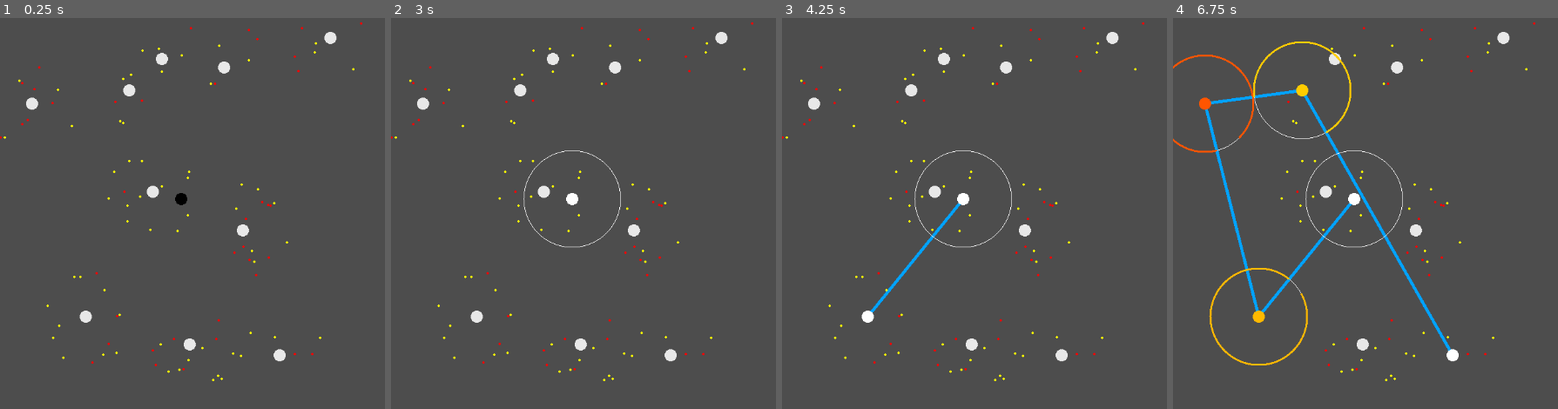
Above: before the commit, frames 1-4 (left to right).
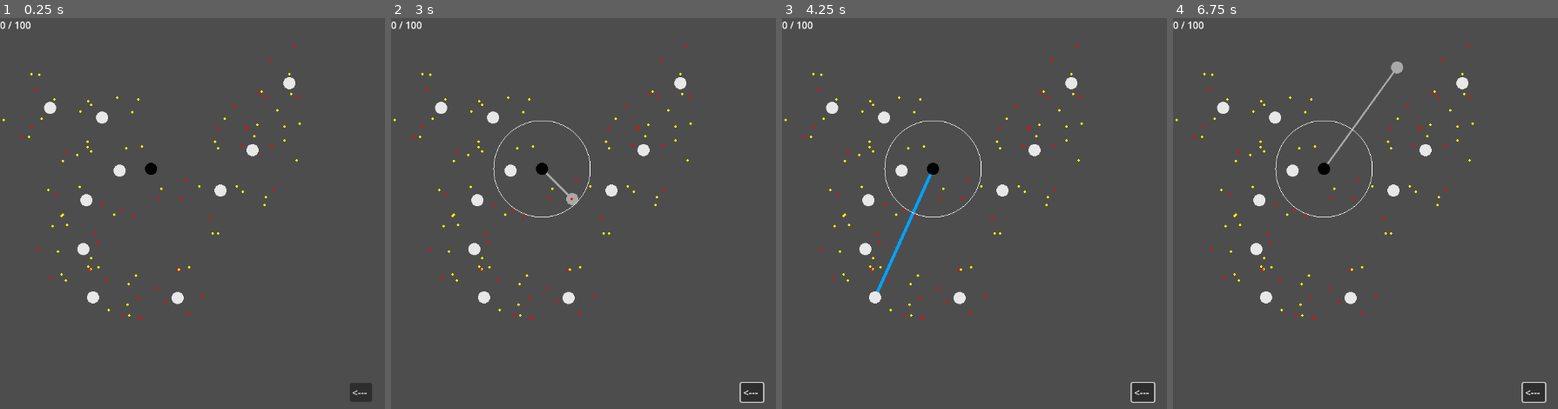
Above: after the commit, the same moments.

Repository: Mynijo/MagicFocus
Game: Godot game, scene res://FocusCraft/Focus.tscn
Two runs of this game, one before a commit and one after it. Both use one fixed random seed, a clock stepped at 60 frames per second and the inputs below.
Inputs (mouse positions are in pixels of both pictures, inside the frame that each line leads up to):
- Up to frame 1 (0.25 s): no input
- Up to frame 2 (3 s): click (752, 393) at 0.5 s, where only the run after the commit has a clickable "<---"; click (752, 393) at 1.25 s, where only the run after the commit has a clickable "<---"; click (752, 393) at 2 s, where only the run after the commit has a clickable "<---"; tap Enter at 2.75 s; move the mouse to (571, 197) at 2.77 s; press the mouse at (571, 197) at 2.78 s
- Up to frame 3 (4.25 s): tap Space at 3.5 s; move the mouse to (866, 315) at 3.52 s; release the mouse at (866, 315) at 3.53 s; click (866, 315) at 3.6 s
- Up to frame 4 (6.75 s): tap Enter at 4.25, 5.75 s; move the mouse to (1203, 104) at 4.27 s; press the mouse at (1203, 104) at 4.28 s; tap Space at 5, 6.5 s; move the mouse to (1415, 229) at 5.02 s; release the mouse at (1415, 229) at 5.03 s; click (1415, 229) at 5.1 s; move the mouse to (1396, 68) at 5.77 s; press the mouse at (1396, 68) at 5.78 s; move the mouse to (1454, 354) at 6.52 s; release the mouse at (1454, 354) at 6.53 s; click (1454, 354) at 6.6 s

The runs differ from the first frame. In frame 1, 2.9% of the frame differs, in the area x 0-97%, y 0-98%; in frame 2, 3.4%; in frame 3, 4.0%; in frame 4, 6.2%, in the area x 0-98%, y 0-99%.

Commit message:
Added back button

Diff:
--- a/FocusCraft/Connection.gd
+++ b/FocusCraft/Connection.gd
@@ -28,7 +28,6 @@
 	node2.add_conecction(self)
 
 
-
 func get_conected_pos(pos):
 	if Conected_node_1.position == pos:
 		return Conected_node_2.position
--- a/FocusCraft/EnergieDots.gd
+++ b/FocusCraft/EnergieDots.gd
@@ -15,6 +15,7 @@
 func claim(flag):
 	self.visible = !flag
 	$CollisionShape2D.disabled = flag
+	Highlighted = false
 	queue_redraw()
 
 
--- a/FocusCraft/Focus.gd
+++ b/FocusCraft/Focus.gd
@@ -5,9 +5,13 @@
 var Conection_hover_position
 var Conection_hover_Node
 
+var Focus_size = 500
+
 var All_nodes = []
+var All_dos = []
 
 var Connection_color = Color.DARK_GRAY
+
 
 
 var Focus_node_scene = preload("res://FocusCraft/FocusNode.tscn")
@@ -16,17 +20,21 @@
 
 # Called when the node enters the scene tree for the first time.
 func _ready():
+	$StartNode.position = Vector2(int(Focus_size/2), int(Focus_size/2))
 	$RayCast2D.position = $StartNode.position
-	Connected_nodes.append($StartNode)
+	creat_new_focus()
 
+
+#Inly fast and dirty, dont look
+func creat_new_focus():
 	for n in range (0, 10):
 		var pos
 		var flag_ok = false
 		while !flag_ok:
 			flag_ok = true
-			pos =  Vector2( randi_range(20, 580), randi_range(20, 580))
+			pos =  Vector2( randi_range(20, Focus_size -20), randi_range(20, Focus_size -20))
 			for i in All_nodes:
-				if i.position.distance_to(pos) < 20 and $StartNode.position.distance_to(pos) < 20:
+				if i.position.distance_to(pos) < 60 or $StartNode.position.distance_to(pos) < 100:
 					flag_ok = false
 
 		var focus_node_instance = Focus_node_scene.instantiate()
@@ -39,7 +47,7 @@
 		var flag_ok  = false
 		var flag_ok_2 = true
 		while !flag_ok:
-			pos =  Vector2( randi_range(0, 600), randi_range(0, 600) )
+			pos =  Vector2( randi_range(0, Focus_size), randi_range(0, Focus_size) )
 			for i in All_nodes:
 				if i.position.distance_to(pos) < 80:
 					flag_ok_2 = true
@@ -56,6 +64,7 @@
 		if n > 60:
 			energie_dots_instance.Dot_color = Color.RED
 		add_child(energie_dots_instance)
+		All_dos.append(energie_dots_instance)
 
 
 
@@ -66,31 +75,37 @@
 
 # Called every frame. 'delta' is the elapsed time since the previous frame.
 func _process(delta):
-	pass
+	var counter_dos = 0
+	for n in All_nodes:
+		counter_dos += n.Impacted_objects.size()
+
+	$Label.text = str(counter_dos) + " / " + str(All_dos.size())
 
 func _physics_process(delta):
-	if Input.is_action_pressed("left_mouse"):
-		get_last_node().set_hovered(true)
-		reset_conection_hover()
-		get_last_node().highlight_impact_cone(get_viewport().get_mouse_position())
-		#cast the RayCast
-		$RayCast2D.target_position = $RayCast2D.get_local_mouse_position()
-		var result = $RayCast2D.get_collider()
-		if result:
-			if result.is_in_group("connectable") and !Connected_nodes.has(result):
-				Conection_hover_position = result.position
-				Conection_hover_Node = result
-				Connection_color = Color.GREEN
-			else:
-				Conection_hover_position = $RayCast2D.get_collision_point()
-				Connection_color = Color.RED
-		queue_redraw()
-	if Input.is_action_just_released("left_mouse"):
-		if Conection_hover_Node:
-			add_new_connection(Conection_hover_Node)
-		get_last_node().stop_highlight_impact_cone()
-		get_last_node().set_hovered(false)
-		queue_redraw()
+	var mouse_pos = get_viewport().get_mouse_position()
+	if mouse_pos.x >=0 and mouse_pos.x <= Focus_size and mouse_pos.y >=0 and mouse_pos.y <= Focus_size:
+		if Input.is_action_pressed("left_mouse"):
+			get_last_node().set_hovered(true)
+			reset_conection_hover()
+			get_last_node().highlight_impact_cone(get_viewport().get_mouse_position())
+			#cast the RayCast
+			$RayCast2D.target_position = $RayCast2D.get_local_mouse_position()
+			var result = $RayCast2D.get_collider()
+			if result:
+				if result.is_in_group("connectable") and !Connected_nodes.has(result):
+					Conection_hover_position = result.position
+					Conection_hover_Node = result
+					Connection_color = Color.GREEN
+				else:
+					Conection_hover_position = $RayCast2D.get_collision_point()
+					Connection_color = Color.RED
+			queue_redraw()
+		if Input.is_action_just_released("left_mouse"):
+			if Conection_hover_Node:
+				add_new_connection(Conection_hover_Node)
+			get_last_node().stop_highlight_impact_cone()
+			get_last_node().set_hovered(false)
+			queue_redraw()
 
 func reset_conection_hover():
 	Conection_hover_Node = null
@@ -98,7 +113,10 @@
 	Connection_color = Color.DARK_GRAY
 
 func get_last_node():
-	return Connected_nodes.back()
+	if Connected_nodes.size() > 0:
+		return Connected_nodes.back()
+	else:
+		return $StartNode
 
 func add_new_connection(new_node):
 	if !Connected_nodes.has(new_node):
@@ -113,3 +131,26 @@
 
 		$RayCast2D.clear_exceptions()
 		$RayCast2D.add_exception(connection_instance)
+
+func back():
+	if Conections.size() == 0:
+		return
+
+	get_last_node().remove_last_conection()
+	Connected_nodes.pop_back()
+	get_last_node().remove_last_conection()
+
+	var connection = Conections.back()
+	Conections.pop_back()
+	connection.queue_free()
+
+	$RayCast2D.clear_exceptions()
+	$RayCast2D.position = get_last_node().position
+	if Conections.size() > 0:
+		$RayCast2D.add_exception(Conections.back())
+
+
+
+
+func _on_button_pressed():
+	back()
--- a/FocusCraft/Focus.tscn
+++ b/FocusCraft/Focus.tscn
@@ -12,3 +12,16 @@
 
 [node name="RayCast2D" type="RayCast2D" parent="."]
 collide_with_areas = true
+
+[node name="Label" type="Label" parent="."]
+offset_right = 96.0
+offset_bottom = 49.0
+
+[node name="Button" type="Button" parent="."]
+offset_left = 579.0
+offset_top = 605.0
+offset_right = 616.0
+offset_bottom = 636.0
+text = "<--- "
+
+[connection signal="pressed" from="Button" to="." method="_on_button_pressed"]
--- a/FocusCraft/FocusNode.gd
+++ b/FocusCraft/FocusNode.gd
@@ -3,6 +3,10 @@
 @export var Radius_node = 10
 @export var Radius_impcat = 80
 @export var Node_color = Color(255,0,0)
+
+
+var Default_node_color
+
 
 
 var Conecctions = []
@@ -14,6 +18,7 @@
 
 # Called when the node enters the scene tree for the first time.
 func _ready():
+	Default_node_color = Node_color
 	$CollisionShape2D.shape.radius = Radius_node
 
 # Called every frame. 'delta' is the elapsed time since the previous frame.
@@ -46,6 +51,13 @@
 func get_conecctions():
 	return Conecctions
 
+func remove_last_conection():
+	Conecctions.pop_back()
+	Is_hovered = false
+	if Conecctions.size() != 2:
+		$ImpactArea/ImpactCone.polygon = [Vector2(0,0),Vector2(0,0),Vector2(0,0)]
+		release()
+
 func add_conecction(conection):
 	Conecctions.append(conection)
 	if Conecctions.size() == 2:
@@ -57,6 +69,8 @@
 	return direction_to_node1.angle_to(direction_to_node2)
 
 func get_impact_cone_angle():
+	if Impact_cone_pos2 == null and Conecctions.size() == 2:
+		Impact_cone_pos2 = Conecctions.back().position
 	return get_angle_from_points(Conecctions.front().get_conected_pos(position), Impact_cone_pos2)
 
 func calc_impact_shape():
@@ -81,6 +95,15 @@
 	Is_claimed = true
 	for n in Impacted_objects:
 		n.claim(true)
+
+func release():
+	Is_claimed = false
+	stop_highlight_impact_cone()
+	Node_color = Default_node_color
+	for n in Impacted_objects:
+		n.claim(false)
+	Impacted_objects.clear()
+	queue_redraw()
 
 func highlight_impact_cone(pos2):
 	Impact_cone_pos2 = pos2
@@ -108,7 +131,7 @@
 		my_color = my_color / Impacted_objects.size()
 		Node_color = my_color
 	else:
-		Node_color = Color(255,255,255)
+		Node_color = Default_node_color
 
 func _on_impact_area_area_entered(area):
 	if !area.is_in_group("collectables"):
Not shown: 2 places in FocusCraft/Connection.tscn that only renumber resources
Not shown: 2 places in FocusCraft/EnergieDots.tscn that only renumber resources
Not shown: 1 places in FocusCraft/FocusNode.tscn that only renumber resources
